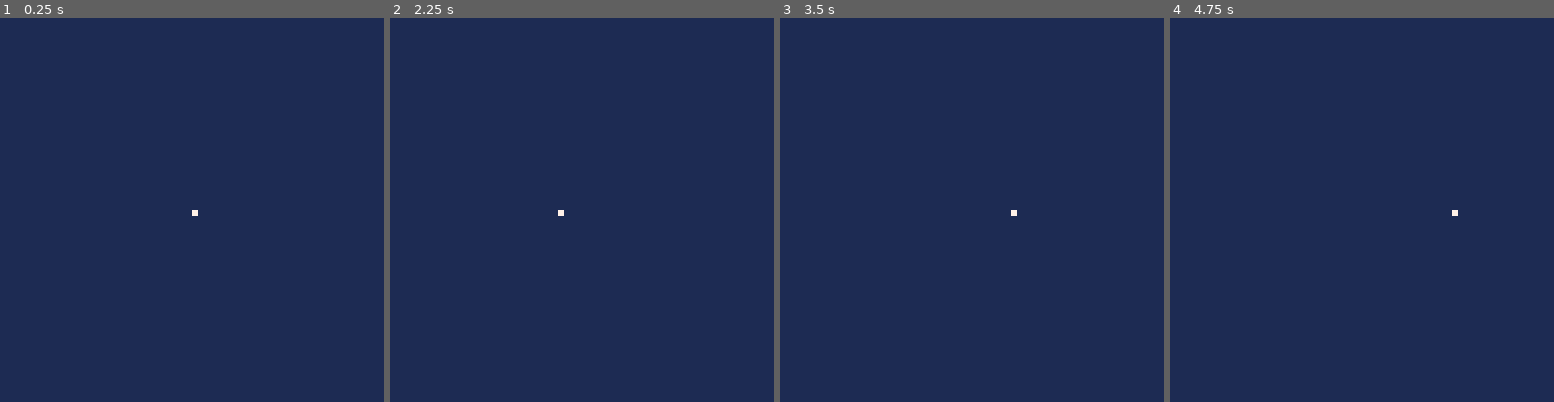
Above: before the commit, frames 1-4 (left to right).
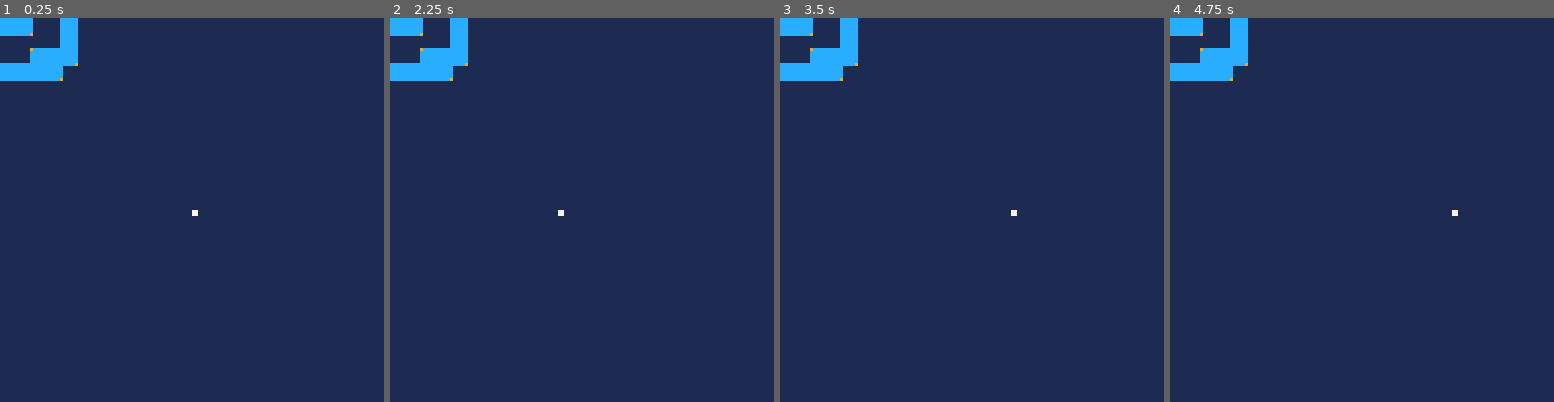
Above: after the commit, the same moments.

Repository: nucleartide/airship-prototype
Game: PICO-8 cartridge carts/wafflejs.p8
Two runs of this game, one before a commit and one after it. Both use one fixed random seed, a clock stepped at 60 frames per second and the inputs below.
Inputs:
- Up to frame 1 (0.25 s): no input
- Up to frame 2 (2.25 s): tap O (Z key) at 0.33, 0.7, 1.43, 2.22 s; tap X (X key) at 1.07, 2.07 s; hold Left from 1.97 s (still down)
- Up to frame 3 (3.5 s): release Left at 2.37 s; tap X (X key) every 0.33 s from 2.4 to 3.4 s; hold Down 2.42-2.82 s; hold Right from 2.87 s (still down); tap O (Z key) at 3.1 s
- Up to frame 4 (4.75 s): release Right at 3.53 s; hold Up 3.58-4.08 s; tap X (X key) every 0.33 s from 3.73 to 4.73 s; tap O (Z key) at 3.98 s; hold Right 4.13-4.53 s; hold Down from 4.58 s (still down)

The runs differ from the first frame. In frame 1, 2.1% of the frame differs, in the area x 0-21%, y 0-17%; in frame 2, 2.1%; in frame 3, 2.1%; in frame 4, 2.1%.

Commit message:
add airship back

Diff:
--- a/carts/wafflejs.p8
+++ b/carts/wafflejs.p8
@@ -8,7 +8,7 @@
 
   todo:
 
-    - [ ] player moving around
+    - [x] player moving around
 
 ]]
 
@@ -49,17 +49,20 @@
 
 function game()
   return {
-    player = player(),
+    player  = player(),
+    airship = airship(),
   }
 end
 
 function game_update(g)
   g.player = player_update(btn, g.player)
+  g.airship = airship_update(g.airship)
   return g
 end
 
 function game_draw(g)
   cls(1)
+  airship_draw(g.airship)
   player_draw(g.player)
 end
 
@@ -212,3 +215,91 @@
     bottom_right = vec2(),
   }
 end
+
+--
+-- airship entity.
+--
+
+function airship()
+  local colliders = {
+    -- middle platform
+    {
+      top_left     = vec2(-2, 0),
+      bottom_right = vec2(2, 1),
+    },
+
+    -- ceiling
+    {
+      top_left     = vec2(-4, -4),
+      bottom_right = vec2(4, -3),
+    },
+
+    -- floor
+    {
+      top_left     = vec2(-4, 3),
+      bottom_right = vec2(4, 4),
+    },
+
+    -- left wall
+    {
+      top_left     = vec2(-5, -3),
+      bottom_right = vec2(-4, 3),
+    },
+
+    -- right wall
+    {
+      top_left     = vec2(4, -3),
+      bottom_right = vec2(5, 3),
+    },
+
+    -- bottom left corner
+    {
+      top_left     = vec2(-5, 2),
+      bottom_right = vec2(-2, 3),
+    },
+
+    -- bottom right corner
+    {
+      top_left     = vec2(2, 2),
+      bottom_right = vec2(5, 3),
+    },
+  }
+
+  for i=1,#colliders do
+    vec2_scale_by(colliders[i].top_left,     5)
+    vec2_scale_by(colliders[i].bottom_right, 5)
+  end
+
+  return {
+    colliders = colliders,
+    pos = vec2(),
+  }
+end
+
+function airship_update(a)
+  return a
+end
+
+do
+  local v1 = vec2()
+  local v2 = vec2()
+
+  function airship_draw(a)
+    for i=1,#a.colliders do
+      vec2_zero(v1)
+      vec2_zero(v2)
+
+      local obstacle = a.colliders[i]
+
+      vec2_add_to(obstacle.top_left, v1)
+      vec2_add_to(a.pos,             v1)
+
+      vec2_add_to(obstacle.bottom_right, v2)
+      vec2_add_to(a.pos,                 v2)
+
+      rectfill(v1.x, v1.y, v2.x, v2.y, 12)
+      pset(v1.x, v1.y, 9)
+      pset(v2.x, v2.y, 9)
+    end
+  end
+end
